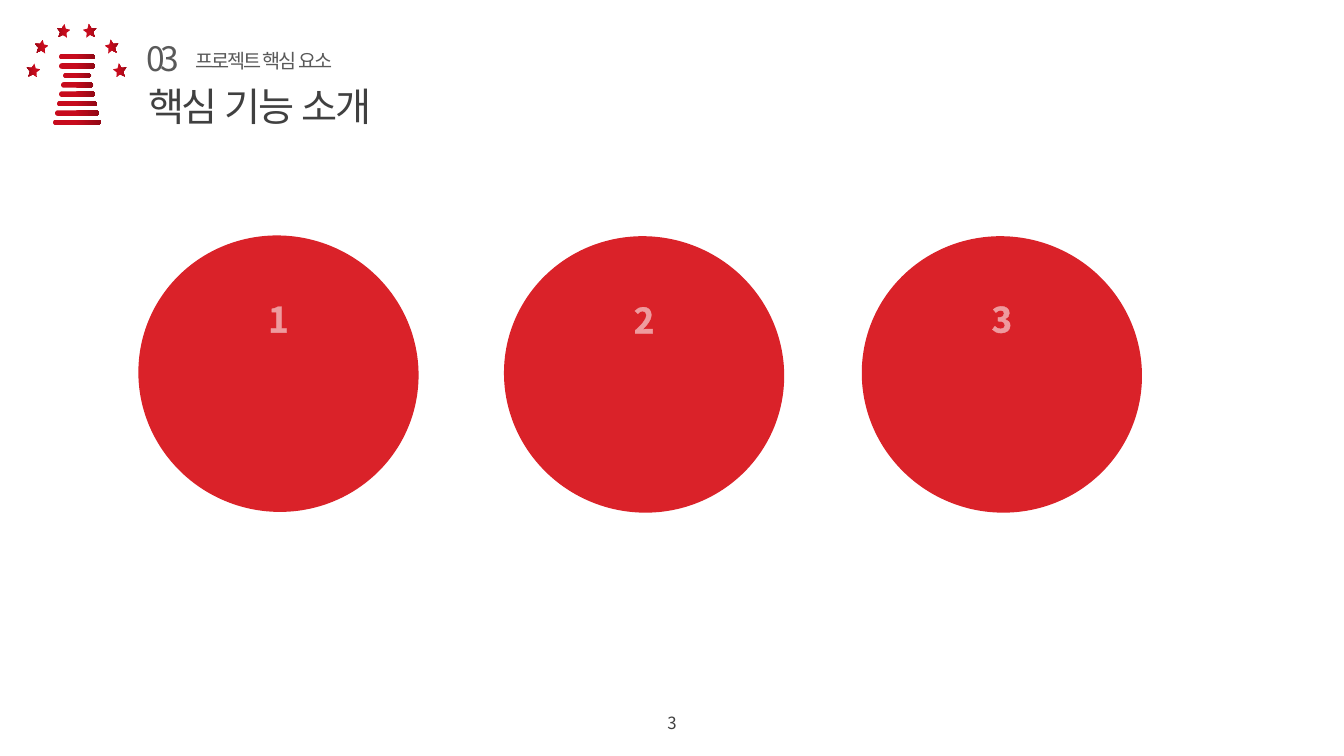
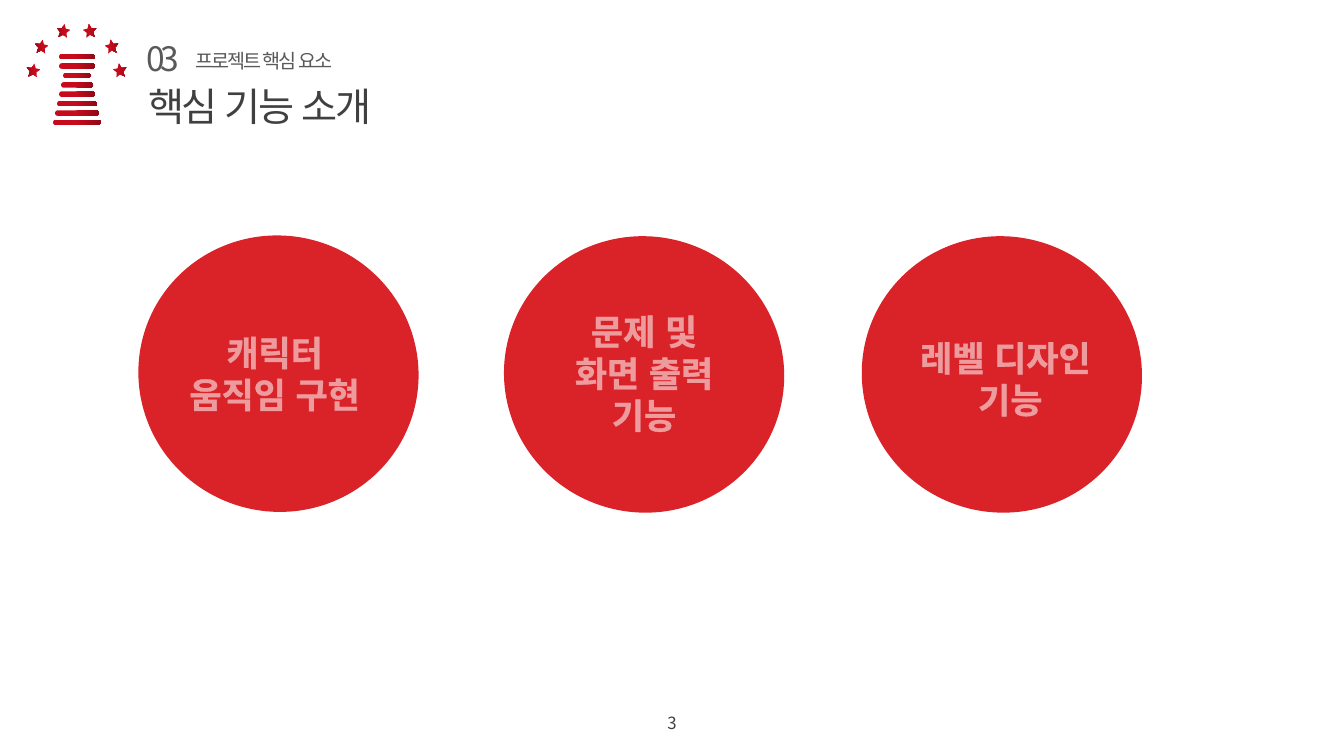
Before and after one commit to azx206/system-programing, a slide deck: slide 10 of 문서 및 동영상 자료/시스템 프로그래밍 MINT CHOCO.pptx. Drawn at 1344x756 pixels with LibreOffice and Linux fonts; fonts in the diff are those of the drawing; background and template pictures are left out. Boxes give left, top, right and bottom in pixels: in the first picture for what was removed or moved away, otherwise in the second. Text is boxed around its words. In the diff, an @@ line names an element or a change of style, - is before the commit and + after.

```diff
--- a/문서 및 동영상 자료/시스템 프로그래밍 MINT CHOCO.pptx
+++ b/문서 및 동영상 자료/시스템 프로그래밍 MINT CHOCO.pptx
@@ text at (575, 315, 713, 432): text changed @@
-2
+문제 및
+화면 출력
+기능
@@ text at (189, 336, 360, 412): text changed @@
-1
+캐릭터
+움직임 구현
@@ text at (920, 342, 1090, 417): text changed @@
-3
+레벨 디자인
+기능
```
Also in this commit, not shown: 4 other slides changed, 4 slides added, 1 other file.
